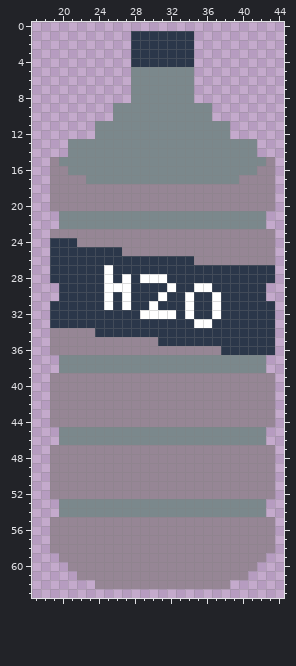
File history of a pixel-art file, assets/aseprite/items/water_bottle.aseprite. The picture above was drawn from the file before the commit.
64x64 pixels, 1 frame. Shown: x 17..44, y 0..63.
Now the later version:
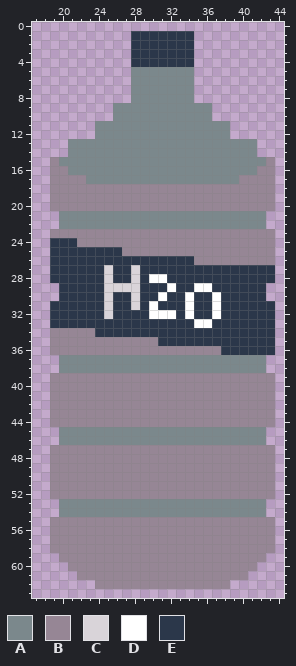
Palette (. is transparent): A #7b888c  B #968695  C #d9d4d9  D #ffffff  E #2b374a
Edits made:
@@ x 23..31 @@
 26 EEEEEEEEE
-27 EEDEEEEEE
-28 EEDEDEDDD
-29 EEDDDEEEE
-30 EEDEDEEED
-31 EEDEDEEDE
-32 EEEEEEDDD
+27 EECEECEEE
+28 EECEECEDD
+29 EECCCCEEE
+30 EECEECEED
+31 EECEECEDE
+32 EECEEEEDD
 33 EEEEEEEEE
